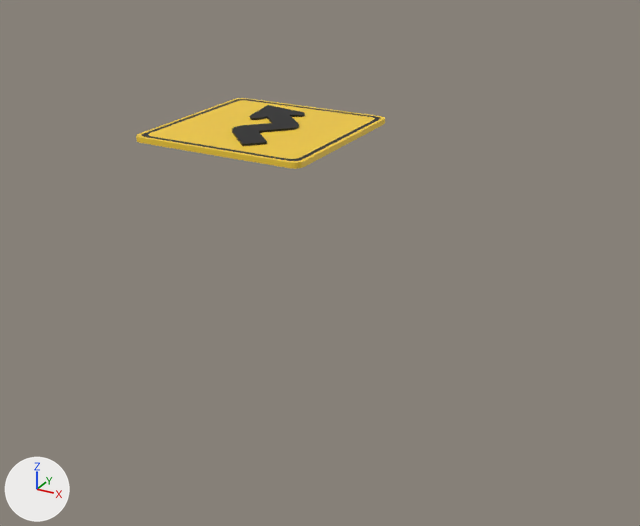
What one commit did to the FBX model Import/right_reverse_turn_sign.fbx.
The view is the same before and after, from a 50 mm lens placed at (1.79, -2.81, 0.9), pointed at (0.62, -0.7, -0.16). Lighting does not change. The marker at lower left points along +X, +Y and +Z. Mesh edges are drawn as thin lines on the coarser meshes. Where no turn or scale is listed for an object, it has been applied to the vertices.

Names of what the first picture shows: 'RightReverseTurn', 'square_yellow_sign'.
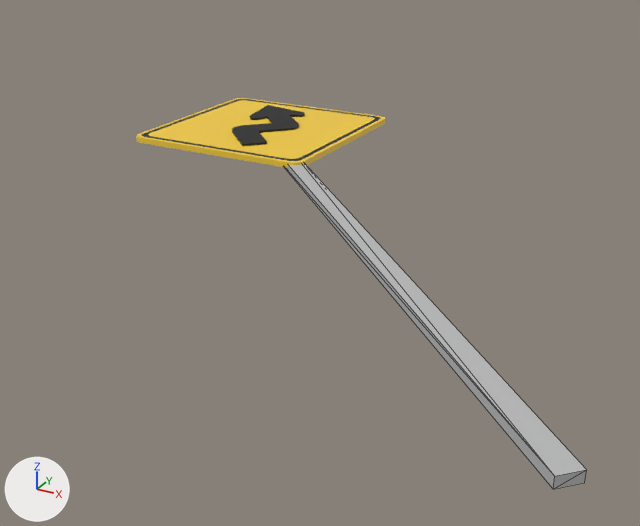
Pixel boxes (x1, y1, x2, y2) of what changed, in the pictures (640 x 526 px):
'signpost_mat', added: after (284, 164, 587, 489)

What changed in the scene script:
```text
Add mat_signpost_mat2:
    mat_signpost_mat2 = principled_material('signpost_mat2')
    mat_signpost_mat2.base_color = (0.5, 0.5, 0.5)  # grey #bcbcbc
Add me_mesh_002:
    me_mesh_002.from_pydata([(0.75, -0.79, -0.01), (0.79, -0.75, -0.01), (0.75, -0.79, 0.01), (0.79, -0.75, 0.01), (-0.79, 0.75, 0.01), (-0.75, 0.79, 0.01), (-0.79, 0.75, -0.01), (-0.75, 0.79, -0.01)], [], [(3, 2, 0), (3, 0, 1), (3, 5, 2), (2, 5, 4), (7, 6, 4), (7, 4, 5), (1, 0, 6), (1, 6, 7), (3, 1, 5), (1, 7, 5), (2, 6, 0), (6, 2, 4)])
    me_mesh_002.materials.append(mat_signpost_mat2)  # grey #bcbcbc
Add ob_signpost_mat:
    ob_signpost_mat = bpy.data.objects.new('signpost_mat', me_mesh_002)
    ob_signpost_mat.location = (0.803, -0.804, -0.012)
```
